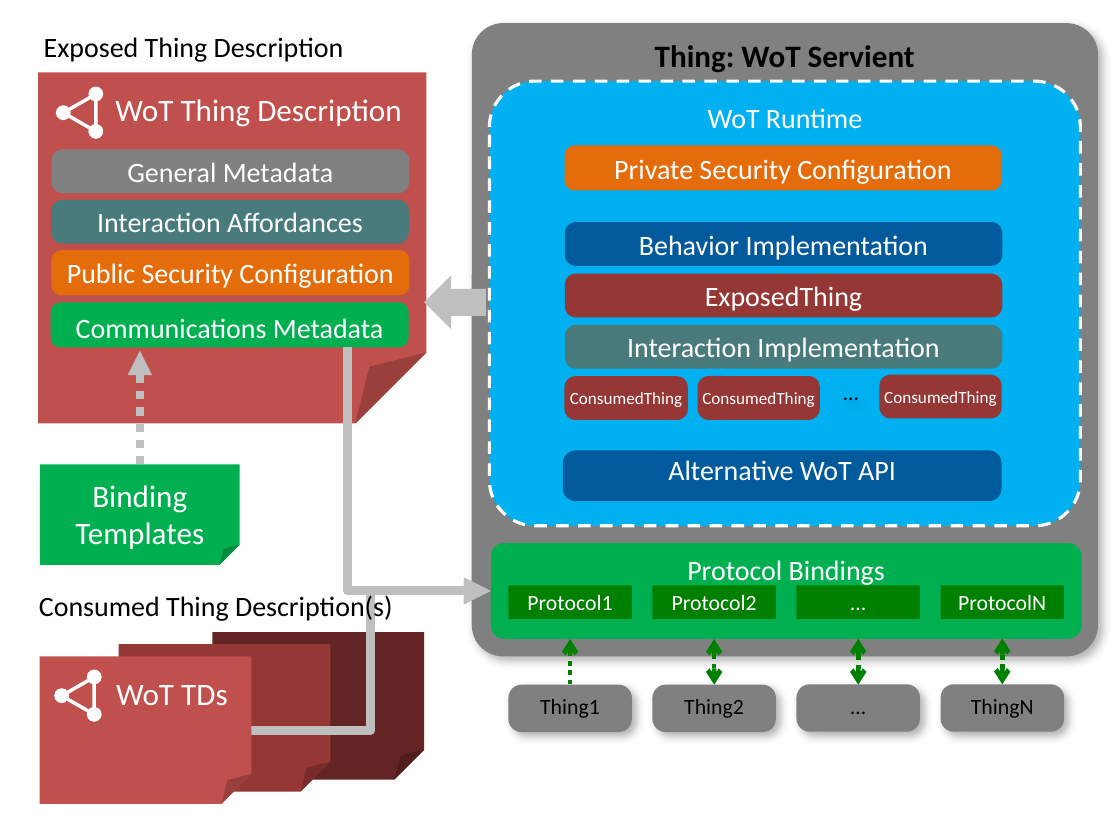
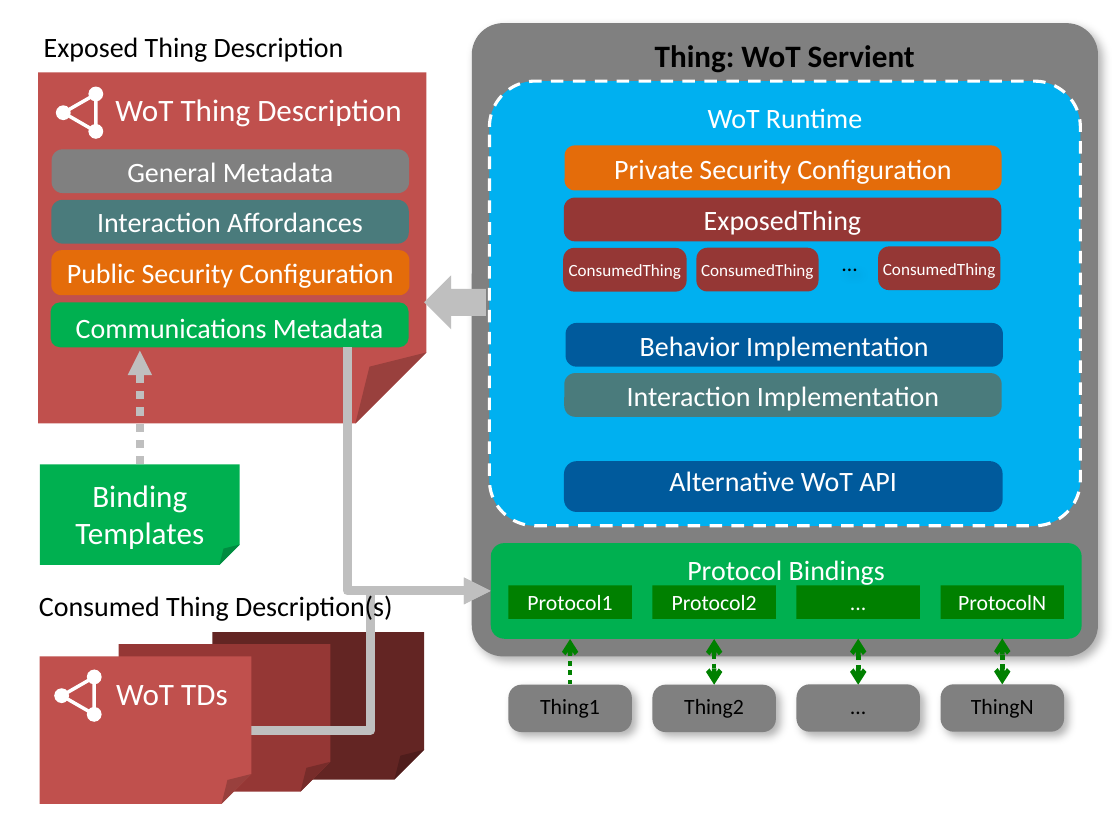
Before and after one commit to w3c/wot-architecture, a slide deck: slide 5 of images/wot-architecture-figures-new.pptx. Drawn at 1120x840 pixels with LibreOffice and Linux fonts; fonts in the diff are those of the drawing. Boxes give left, top, right and bottom in pixels: in the first picture for what was removed or moved away, otherwise in the second. Text is boxed around its words. In the diff, an @@ line names an element or a change of style, - is before the commit and + after.

```diff
--- a/images/wot-architecture-figures-new.pptx
+++ b/images/wot-architecture-figures-new.pptx
@@ rounded rectangle "ExposedThing": place and size @@
-rounded rectangle "ExposedThing" at bbox=[564, 273, 1002, 317]
+rounded rectangle "ExposedThing" at bbox=[563, 197, 1001, 241]
@@ 3 rounded rectangles, 1 text: place and size @@
-3 rounded rectangles, 1 text at bbox=[564, 370, 1001, 420]
+3 rounded rectangles, 1 text at bbox=[563, 242, 1000, 291]
@@ rounded rectangle "Behavior Implementation": place and size @@
-rounded rectangle "Behavior Implementation" at bbox=[564, 222, 1002, 265]
+rounded rectangle "Behavior Implementation" at bbox=[566, 323, 1004, 366]
@@ rounded rectangle "Interaction Implementation": place and size @@
-rounded rectangle "Interaction Implementation" at bbox=[564, 325, 1002, 368]
+rounded rectangle "Interaction Implementation" at bbox=[564, 373, 1002, 417]
@@ rounded rectangle "Alternative WoT API": place and size @@
-rounded rectangle "Alternative WoT API" at bbox=[563, 450, 1002, 501]
+rounded rectangle "Alternative WoT API" at bbox=[564, 461, 1004, 512]
```
Also in this commit, not shown: 1 other slide changed, 2 other files.
